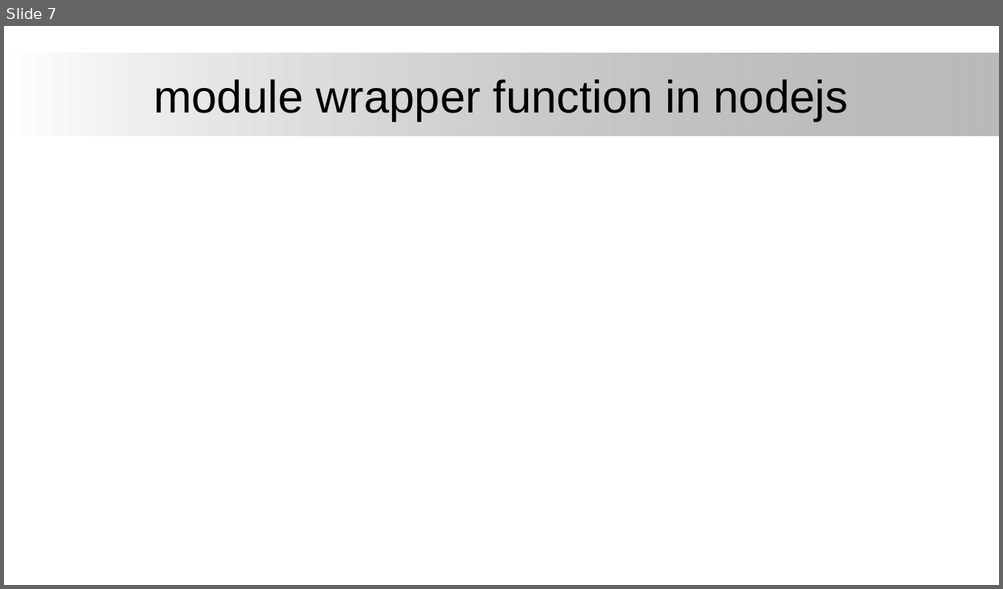
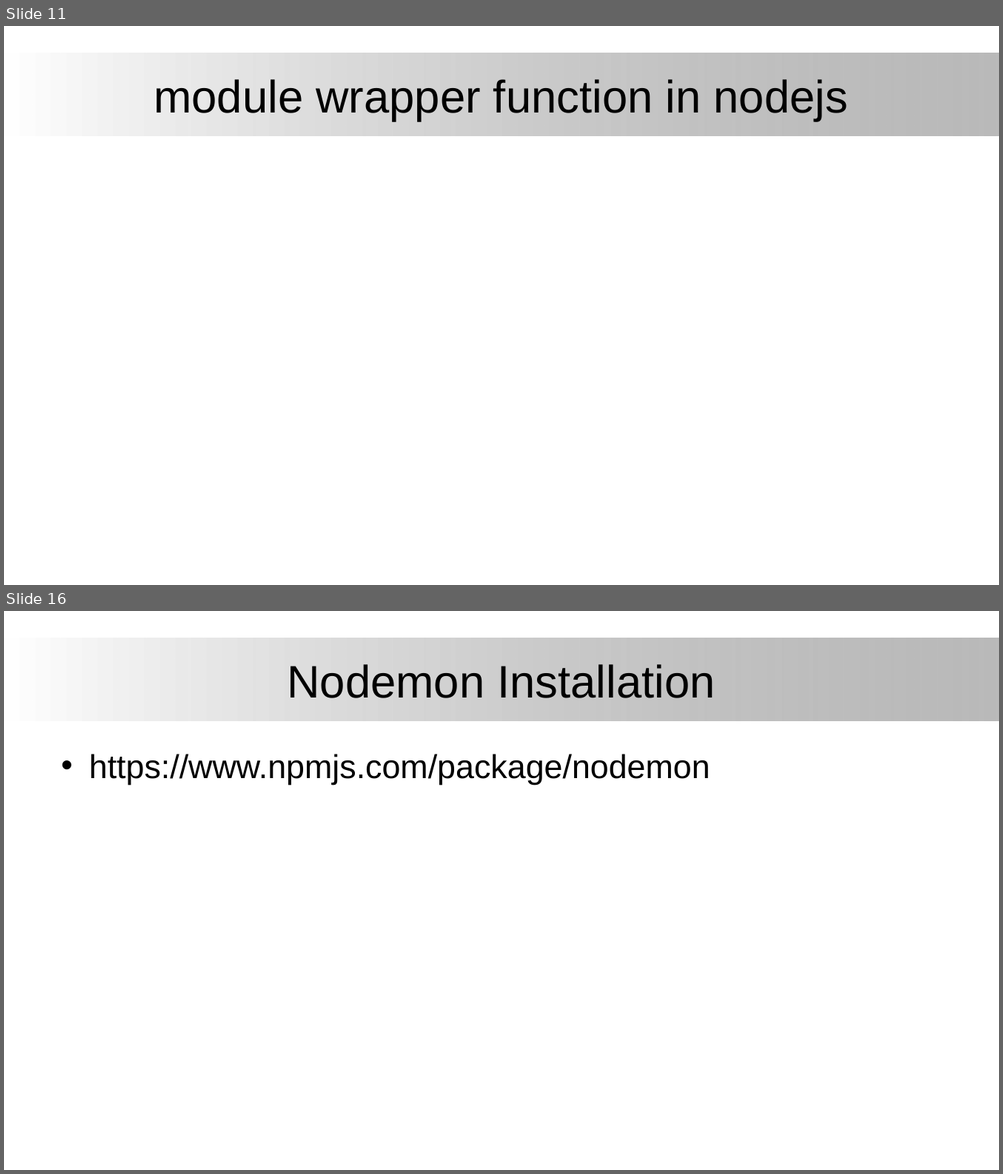
Before and after one commit to firstmentor/nodejs, a slide deck: Node Js.pptx. Shown one above the other, each under a label of ours: slide 7 before the commit, slides 11 and 16 after it; the slides between them are not shown. The pictures are 1003x589 and 1003x1174 pixels, drawn with LibreOffice and Linux fonts; fonts in the diff are those of the drawing; background and template pictures are left out. Boxes give left, top, right and bottom in pixels: in the first picture for what was removed or moved away, otherwise in the second. Text is boxed around its words. In the diff, an @@ line names an element or a change of style, - is before the commit and + after.

```diff
--- a/Node Js.pptx
+++ b/Node Js.pptx
@@ slide 16 added at (4, 611, 999, 1170), background #FFFFFF; not listed: 1 template element that a slide beside it also shows @@
@@ title added at (287, 664, 714, 698), 44 pt, text #000000 @@
+Nodemon Installation
@@ text added at (89, 754, 710, 785), 32 pt, text #000000 @@
+• https://www.npmjs.com/package/nodemon
@@ what was slide 7 is now slide 11 @@
```
Also in this commit, not shown: 12 other slides added, 11 other files.
